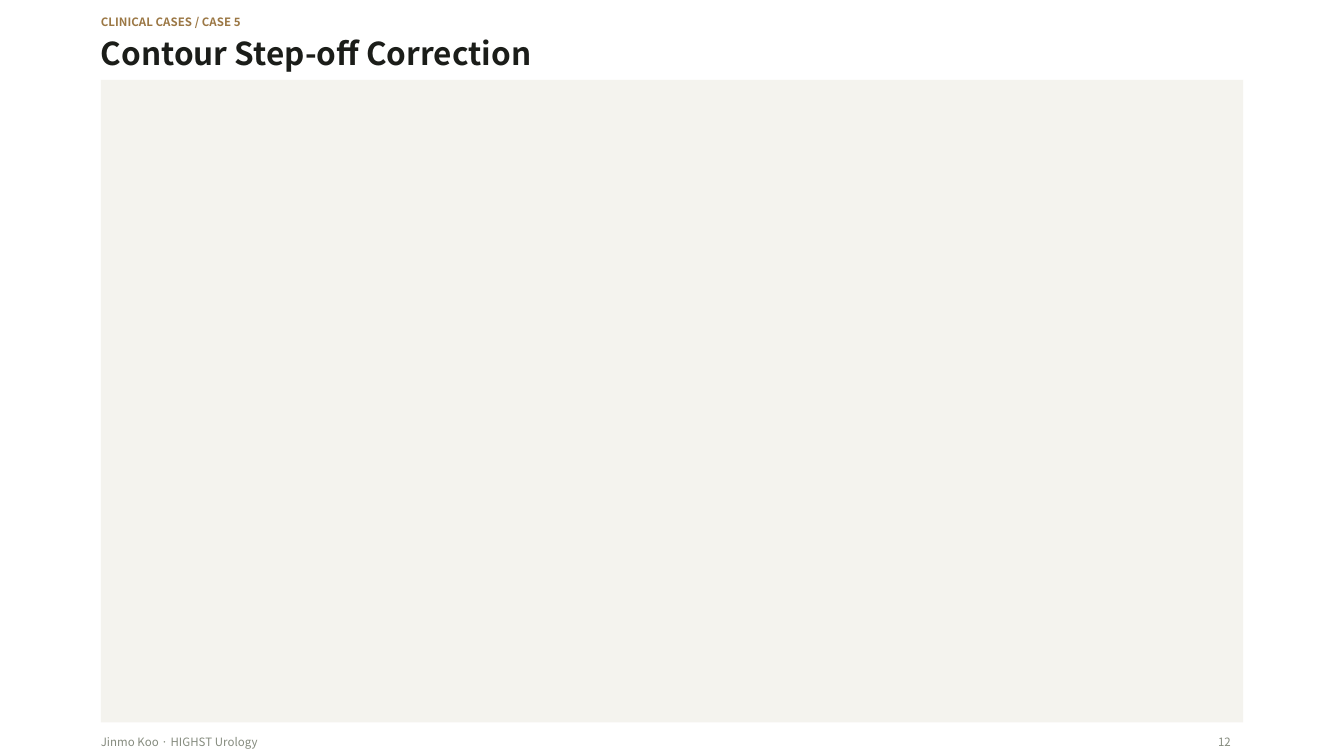
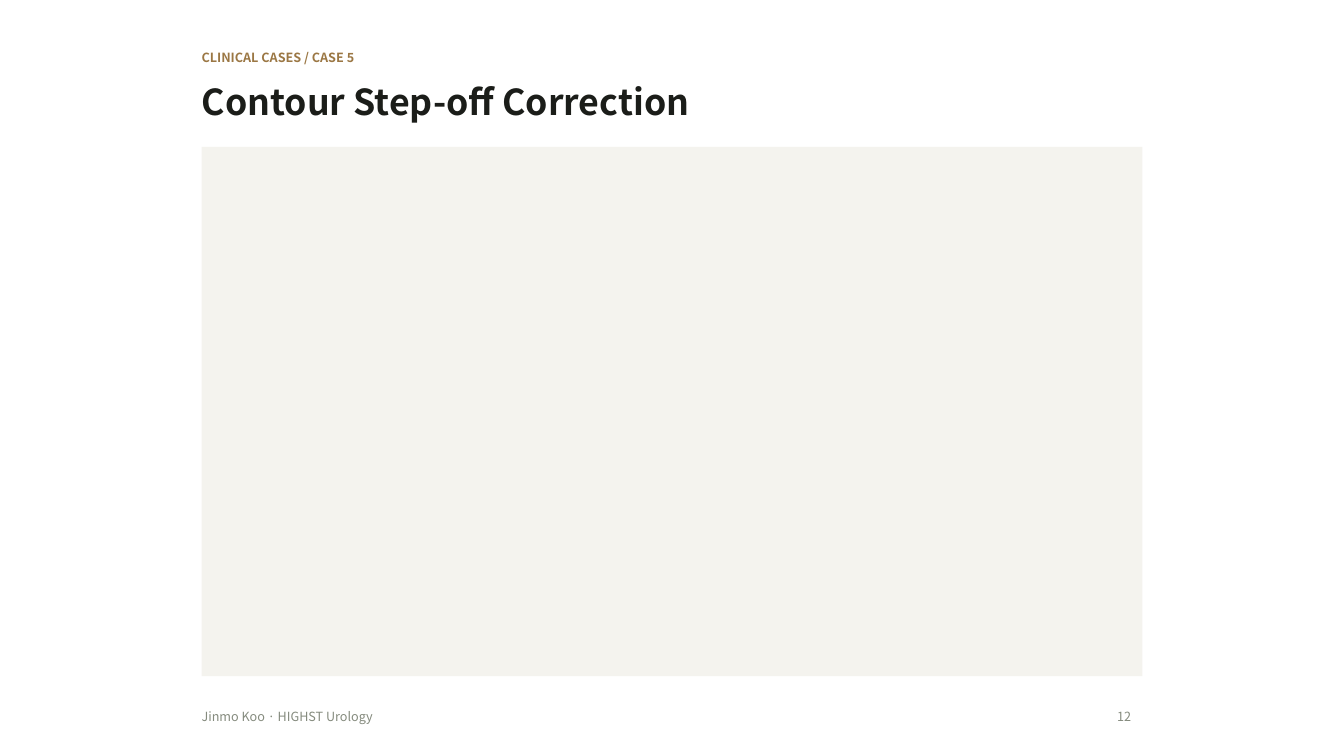
Before and after one commit to notoow/vietnam-urology-webinar, a slide deck: slide 12 of downloads/highst-perioperative-webinar.pptx. Drawn at 1344x756 pixels with LibreOffice and Linux fonts; fonts in the diff are those of the drawing. Boxes give left, top, right and bottom in pixels: in the first picture for what was removed or moved away, otherwise in the second. Text is boxed around its words. In the diff, an @@ line names an element or a change of style, - is before the commit and + after.

```diff
--- a/downloads/highst-perioperative-webinar.pptx
+++ b/downloads/highst-perioperative-webinar.pptx
@@ text "CLINICAL CASES / CASE 5": place and size @@
-text "CLINICAL CASES / CASE 5" at box(101, 17, 241, 26)
+text "CLINICAL CASES / CASE 5" at box(202, 52, 354, 62)
@@ text "Contour Step-off Correction": place and size @@
-text "Contour Step-off Correction" at box(101, 39, 531, 72)
+text "Contour Step-off Correction" at box(202, 86, 689, 123)
@@ text "Contour Step-off Correction" at box(202, 86, 689, 123): size 22.5 to 25.5 pt @@
@@ rectangle: place and size @@
-rectangle at box(101, 80, 1243, 723)
+rectangle at box(202, 147, 1142, 677)
@@ text "Jinmo Koo · HIGHST Urology": place and size @@
-text "Jinmo Koo · HIGHST Urology" at box(101, 737, 258, 749)
+text "Jinmo Koo · HIGHST Urology" at box(202, 711, 373, 724)
@@ size 8.2 to 9 pt in 3 elements at box(202, 711, 373, 724), box(202, 52, 354, 62), box(1117, 711, 1131, 721) @@
@@ text "12": place and size @@
-text "12" at box(1218, 737, 1231, 746)
+text "12" at box(1117, 711, 1131, 721)
```
Also in this commit, not shown: 5 other slides changed, 3 other files.
